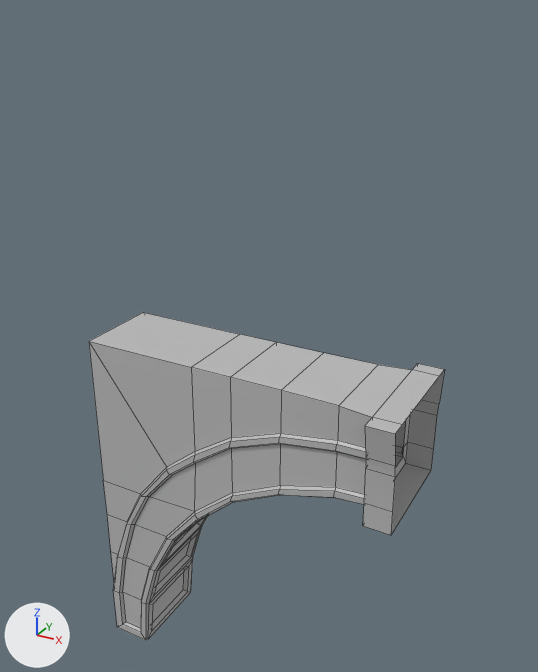
Before and after pictures for a commit that changed the FBX model Gustav/Modular/ST_InteriorWall_Valve_01.fbx.
Camera for both pictures: a 50 mm lens placed at (2.21, -2.52, 4.98), pointed at (0.75, 0.13, 3.66). Every picture has the same lights, and +X, +Y and +Z are marked at lower left. Mesh edges are drawn as thin lines. Where no turn or scale is listed for an object, it has been applied to the vertices. Vertices at the same position are counted once.

In view in the first picture: 'ST_InteriorWall_Valve_01'.
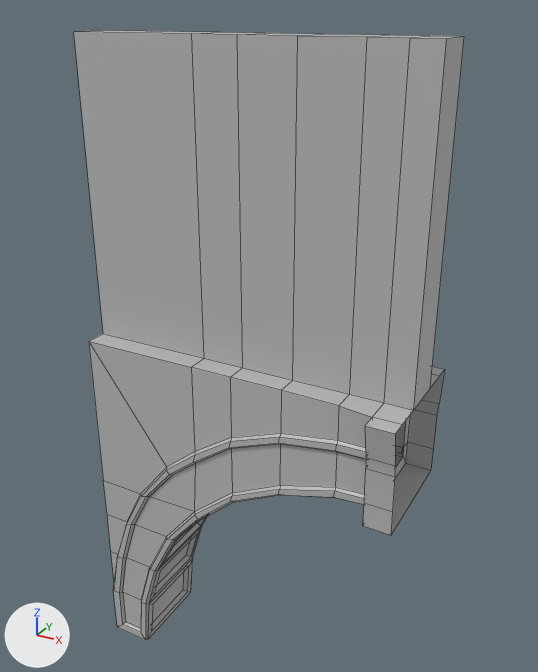
The newer file is also turned or shifted as a whole; pictures and numbers use the older file's frame.

The change, as a diff of the scene's bpy script:
```diff
--- a/Gustav/Modular/ST_InteriorWall_Valve_01.fbx.py
+++ b/Gustav/Modular/ST_InteriorWall_Valve_01.fbx.py
@@ me_mesh @@
 # used by ob_st_interiorwall_valve_01; location = (0.0, 0.0, 2.4)
-me_mesh.from_pydata(...)  # 256 vertices, 244 faces; spans x 0.0..1.5, y -0.3..0.3, z -0.5..1.2
+me_mesh.from_pydata(...)  # 284 vertices, 270 faces; spans x 0.0..1.5, y -0.3..0.3, z -0.5..2.5
+# me_mesh part 1
+# 6 faces are deleted
+# 20 vertices are added at x 0.0..1.5, y -0.1..0.1, z 1.2..2.5
+# 8 new vertices lie (0.0, 0.0, 1.3) away from vertices in x 0.0..0.99, y -0.1..0.1, z 1.2
+# 32 new faces join them
 me_mesh.materials.append(mat_default_material)
```

Location of each change, (x1, y1, x2, y2) in pixels of the pictures (538 x 672 px):
'ST_InteriorWall_Valve_01', reshaped (10% wider, 86% taller)
    before: (89, 313, 444, 641)
    after: (74, 30, 464, 641)
part 1 of me_mesh, built on
    before: (100, 313, 439, 413)
    after: (74, 30, 464, 413)
